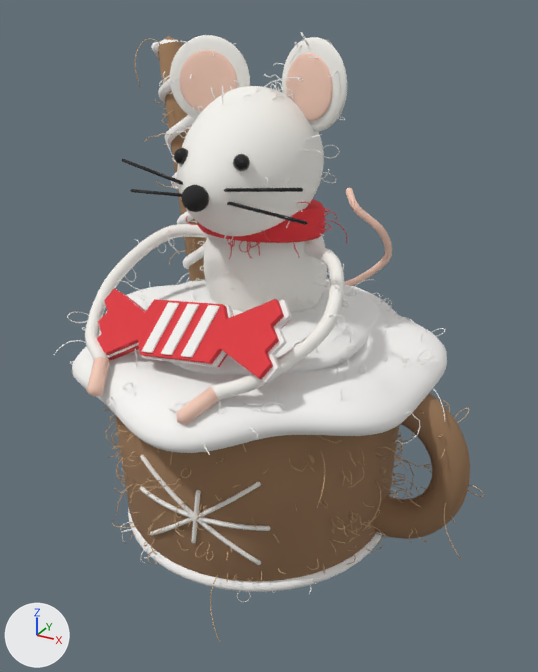
Two versions of the glTF model models/mouse.glb, one commit apart.
Rendered twice from a camera (50 mm lens) standing at (1.137, -1.99, 1.669) and looking at (0.065, -0.04, 0.695). Every picture has the same lights, and +X, +Y and +Z are marked at lower left. The older version comes first. Where no turn or scale is listed for an object, it has been applied to the vertices. Vertices at exactly the same position are counted once.

The scene before the commit, as lines of its bpy script (objects in view):
```python
ob_arml = bpy.data.objects.new('ArmL', me_arml)
ob_arml.location = (0.0, 0.0, 0.0)
ob_armr = bpy.data.objects.new('ArmR', me_armr)
ob_armr.location = (0.0, 0.0, 0.0)
ob_body = bpy.data.objects.new('Body', me_body)
ob_body.location = (0.0, 0.0, 0.0)
ob_candyback = bpy.data.objects.new('CandyBack', me_candyback)
ob_candyback.location = (0.0, -0.385, 0.815)
ob_candyfront = bpy.data.objects.new('CandyFront', me_candyfront)
ob_candyfront.location = (0.0, -0.385, 0.815)
ob_candymiddle = bpy.data.objects.new('CandyMiddle', me_candymiddle)
ob_candymiddle.location = (0.0, -0.385, 0.815)
ob_fibresmouse = bpy.data.objects.new('FibresMouse', me_fibresmouse)
ob_fibresmouse.location = (0.0, 0.0, 0.0)
ob_handl = bpy.data.objects.new('HandL', me_handl)
ob_handl.location = (0.0, 0.0, 0.0)
ob_handr = bpy.data.objects.new('HandR', me_handr)
ob_handr.location = (0.0, 0.0, 0.0)
# also in view: 'Tail' at (0.144, 0.341, 0.904); 'EarInnerR' at (0.169, 0.003, 1.465); 'Scarf' at (0.0, 0.027, 1.069); 'FibresCream' at (0.004, -0.009, 0.387); 'FibresMug' at (0.102, -0.014, 0.268)
```
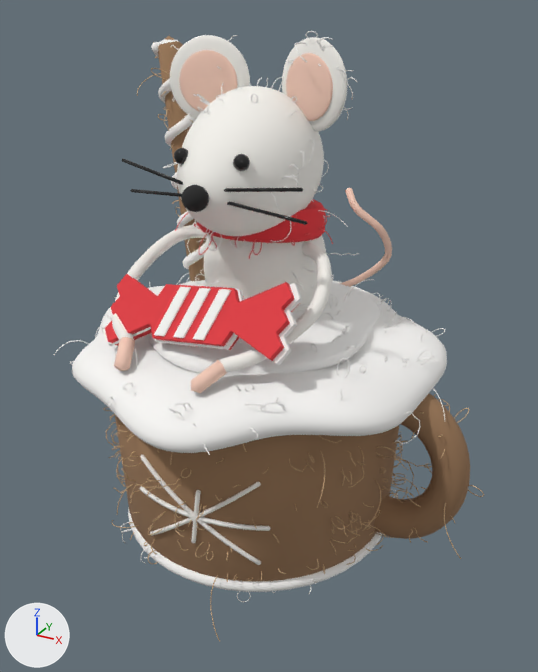
Pixel boxes (x1, y1, x2, y2) of what changed, in the pictures (538 x 672 px; the box of a moved part takes in the faces that stretch with it):
'CandyFront', moved: before (97, 288, 284, 379); after (105, 274, 295, 361)
'ArmR', reshaped (15% narrower, 18% shorter): before (211, 241, 344, 400); after (219, 241, 332, 372)
'ArmL', reshaped (21% narrower, 15% shorter): before (85, 224, 208, 360); after (111, 225, 208, 341)
'FibresMouse', reshaped: before (67, 32, 356, 413); after (163, 31, 359, 307)
'CandyMiddle', moved: before (98, 289, 292, 383); after (105, 283, 302, 365)
'HandR', reshaped (12% narrower, 13% shorter): before (177, 387, 219, 425); after (191, 360, 228, 393)
'HandL', reshaped (12% narrower, 15% shorter): before (86, 357, 110, 397); after (114, 337, 135, 371)
'CandyStripe2', moved: before (181, 305, 220, 358); after (193, 289, 231, 340)
'CandyStripe1', moved: before (161, 304, 199, 355); after (173, 288, 211, 338)
'CandyStripe0', moved: before (142, 302, 179, 353); after (154, 287, 191, 336)
'CandyBack', moved: before (108, 292, 287, 367); after (115, 278, 300, 362)
part 3 of me_handl, moved or reshaped: before (93, 376, 106, 397); after (121, 354, 133, 371)
part 4 of me_handl, moved or reshaped: before (93, 372, 105, 396); after (121, 349, 132, 370)
part 5 of me_handl, moved or reshaped: before (87, 372, 96, 396); after (114, 349, 123, 370)
part 6 of me_handl, moved or reshaped: before (91, 357, 110, 377); after (117, 337, 135, 355)
part 7 of me_handr, moved or reshaped: before (177, 389, 215, 414); after (191, 362, 223, 382)
part 8 of me_handr, moved or reshaped: before (194, 387, 219, 412); after (208, 360, 228, 383)
part 9 of me_handr, moved or reshaped: before (177, 405, 203, 425); after (191, 376, 214, 393)
part 10 of me_fibresmouse, deleted: before (67, 40, 356, 413)
part 11 of me_fibresmouse, built on: before (172, 32, 308, 162); after (163, 31, 359, 307)

The change, as a diff of the scene's bpy script:
```diff
--- a/models/mouse.glb.py
+++ b/models/mouse.glb.py
@@ me_arml @@
-me_arml.from_pydata(...)  # 332 vertices, 660 faces; spans x -0.41..-0.126, y -0.518..0.039, z 0.706..1.022
+me_arml.from_pydata(...)  # 332 vertices, 660 faces; spans x -0.351..-0.105, y -0.44..0.039, z 0.748..1.022
+# me_arml part 1: 332 of 332 vertices moved; they spanned x -0.41..-0.126, y -0.518..0.039, z 0.706..1.022 and now span x -0.351..-0.105, y -0.44..0.039, z 0.748..1.022; mean shift (0.046, 0.039, 0.018)
 me_arml.materials.append(mat_felt_white)
@@ me_armr @@
-me_armr.from_pydata(...)  # 332 vertices, 660 faces; spans x 0.127..0.38, y -0.519..0.039, z 0.701..1.02
+me_armr.from_pydata(...)  # 332 vertices, 660 faces; spans x 0.106..0.326, y -0.441..0.039, z 0.743..1.02
+# me_armr part 2: 332 of 332 vertices moved; they spanned x 0.127..0.38, y -0.519..0.039, z 0.701..1.02 and now span x 0.106..0.326, y -0.441..0.039, z 0.743..1.02; mean shift (-0.04, 0.041, 0.019)
 me_armr.materials.append(mat_felt_white)
@@ me_fibresmouse @@
-me_fibresmouse.from_pydata(...)  # 6660 vertices, 12600 faces; spans x -0.407..0.45, y -0.524..0.277, z 0.635..1.61
+me_fibresmouse.from_pydata(...)  # 6105 vertices, 11550 faces; spans x -0.329..0.324, y -0.244..0.305, z 0.652..1.614
+# me_fibresmouse part 10: 170 loose pieces with 6282 vertices, spanning x -0.407..0.45, y -0.524..0.277, z 0.635..1.591, are deleted
+# me_fibresmouse part 11: 211 vertices removed from x -0.188..0.163, y -0.177..0.254, z 0.982..1.61; 5938 vertices added at x -0.329..0.324, y -0.244..0.305, z 0.652..1.614
+# other edits to the shape of me_fibresmouse do not show in these pictures
 me_fibresmouse.materials.append(mat_fibre_white)
@@ me_handl @@
-me_handl.from_pydata(...)  # 32 vertices, 60 faces; spans x -0.2612..-0.1788, y -0.5986..-0.4864, z 0.6547..0.7453
+me_handl.from_pydata(...)  # 32 vertices, 60 faces; spans x -0.2252..-0.1488, y -0.5079..-0.4084, z 0.7035..0.7865
+# me_handl part 3: all 3 vertices in x -0.1939..-0.1788, y -0.5979..-0.5726, z 0.6674..0.6809 are moved by (0.03, 0.0907, 0.0487)
+# me_handl part 4: all 2 vertices in x -0.195..-0.1838, y -0.5946..-0.5869, z 0.6912..0.6953 are moved by (0.03, 0.0908, 0.0487)
+# me_handl part 5: the 1 vertex in x -0.2082, y -0.5986, z 0.6916 is moved by (0.03, 0.0908, 0.0487)
+# me_handl part 6: all 10 vertices in x -0.2412..-0.1988, y -0.5561..-0.5289, z 0.6797..0.7203 are moved by (0.033, 0.0844, 0.045)
+# other edits to the shape of me_handl do not show in these pictures
 me_handl.materials.append(mat_felt_pink)
@@ me_handr @@
-me_handr.from_pydata(...)  # 32 vertices, 60 faces; spans x 0.0803..0.1697, y -0.5995..-0.4855, z 0.6522..0.7398
+me_handr.from_pydata(...)  # 32 vertices, 60 faces; spans x 0.0653..0.1472, y -0.5088..-0.4075, z 0.7014..0.7818
+# me_handr part 7: the 1 vertex in x 0.1257, y -0.5541, z 0.7158 is moved by (-0.0188, 0.0844, 0.0456)
+# me_handr part 8: all 9 vertices in x 0.1053..0.1447, y -0.557..-0.528, z 0.6762..0.7155 are moved by (-0.0187, 0.0844, 0.0456)
+# me_handr part 9: all 3 vertices in x 0.1007..0.1197, y -0.5995..-0.5966, z 0.6726..0.6918 are moved by (-0.015, 0.0907, 0.0492)
+# other edits to the shape of me_handr do not show in these pictures
 me_handr.materials.append(mat_felt_pink)
@@ ob_candyback @@
 ob_candyback = bpy.data.objects.new('CandyBack', me_candyback)
-ob_candyback.location = (0.0, -0.385, 0.815)
+ob_candyback.location = (0.0, -0.324, 0.843)
@@ ob_candyfront @@
 ob_candyfront = bpy.data.objects.new('CandyFront', me_candyfront)
-ob_candyfront.location = (0.0, -0.385, 0.815)
+ob_candyfront.location = (0.0, -0.324, 0.843)
@@ ob_candymiddle @@
 ob_candymiddle = bpy.data.objects.new('CandyMiddle', me_candymiddle)
-ob_candymiddle.location = (0.0, -0.385, 0.815)
+ob_candymiddle.location = (0.0, -0.324, 0.843)
@@ ob_candystripe0 @@
 ob_candystripe0 = bpy.data.objects.new('CandyStripe0', me_candystripe0)
-ob_candystripe0.location = (0.0, -0.385, 0.815)
+ob_candystripe0.location = (0.0, -0.324, 0.843)
@@ ob_candystripe1 @@
 ob_candystripe1 = bpy.data.objects.new('CandyStripe1', me_candystripe1)
-ob_candystripe1.location = (0.0, -0.385, 0.815)
+ob_candystripe1.location = (0.0, -0.324, 0.843)
@@ ob_candystripe2 @@
 ob_candystripe2 = bpy.data.objects.new('CandyStripe2', me_candystripe2)
-ob_candystripe2.location = (0.0, -0.385, 0.815)
+ob_candystripe2.location = (0.0, -0.324, 0.843)
```
